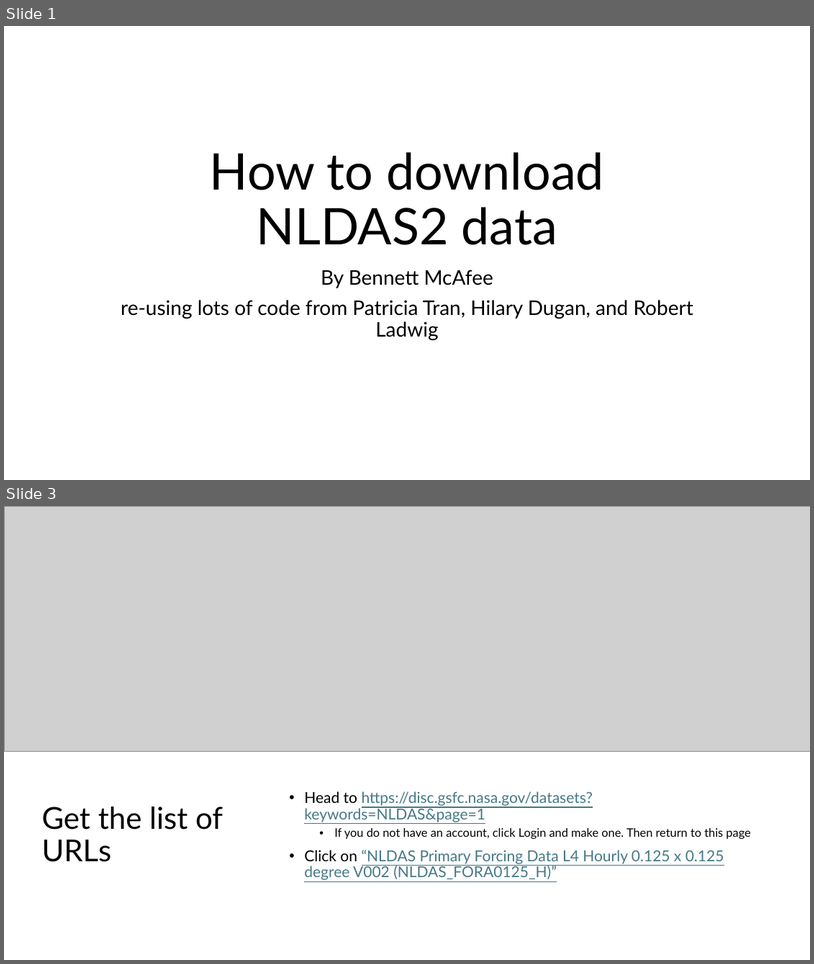
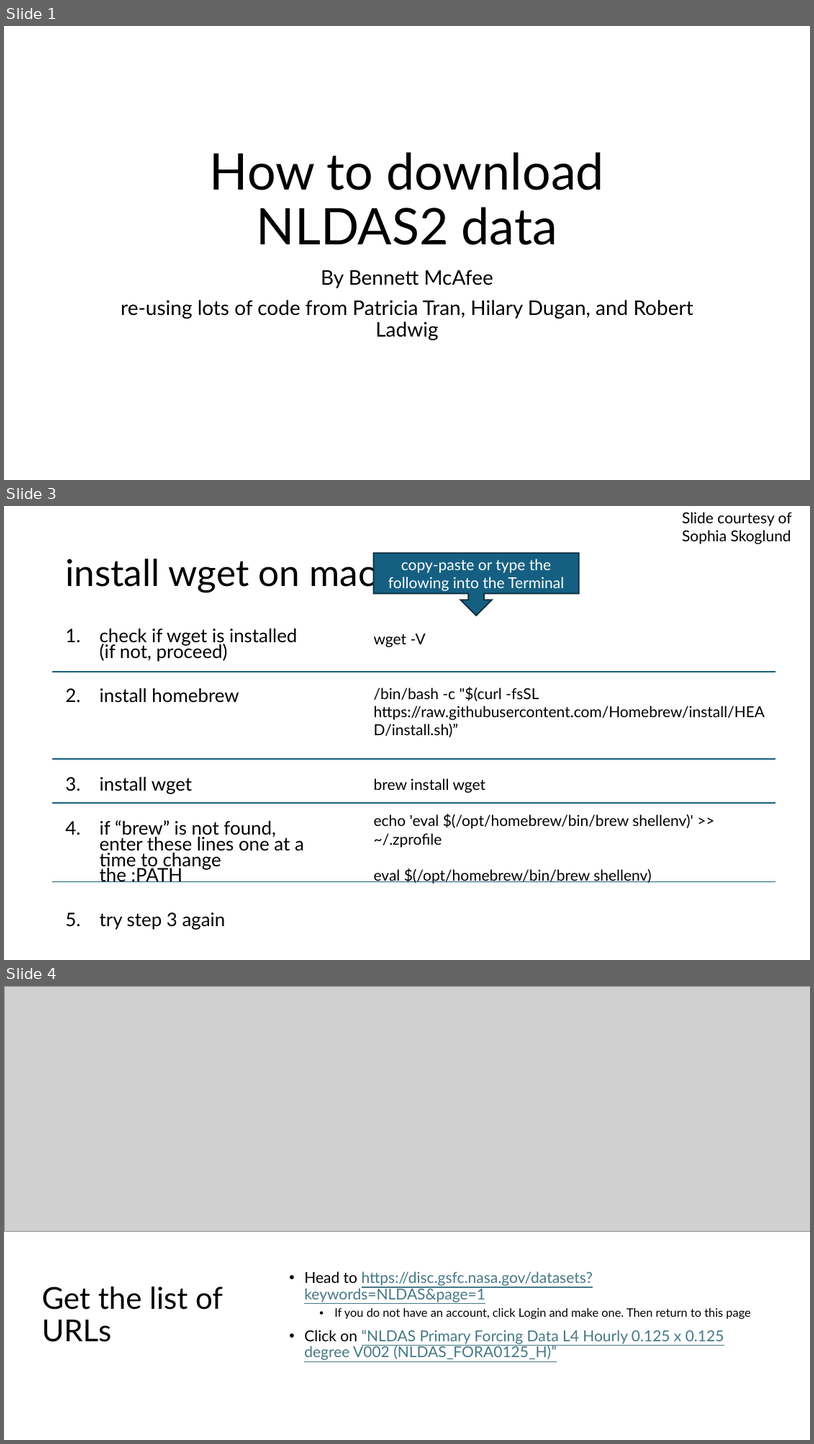
Before and after one commit to eco-kgml/NLDAS2_for_LakeGPT, a slide deck: How_to_NLDAS2 data.pptx. Shown one above the other, each under a label of ours: slides 1 and 3 before the commit, slides 1, 3 and 4 after it; the slides between them are not shown. The pictures are 814x964 and 814x1444 pixels, drawn with LibreOffice and Linux fonts; fonts in the diff are those of the drawing; grey boxes stand for pictures. Boxes give left, top, right and bottom in pixels: in the first picture for what was removed or moved away, otherwise in the second. Text is boxed around its words. In the diff, an @@ line names an element or a change of style, - is before the commit and + after.

Commit message:
Added slide on wget for Mac

```diff
--- a/How_to_NLDAS2 data.pptx
+++ b/How_to_NLDAS2 data.pptx
@@ slide 3 added at <box>4,506,810,960</box>, background #FFFFFF @@
@@ text added at <box>682,512,792,544</box>, 18 pt, text #000000 @@
+Slide courtesy of Sophia Skoglund
@@ title added at <box>65,554,376,592</box>, 44 pt, text #000000 @@
+install wget on mac
@@ down arrow callout added at <box>373,554,579,615</box>, fill #156082, outline #092A39 1.5 pt, 18 pt, text #FFFFFF @@
+copy-paste or type the following into the Terminal
@@ text added at <box>100,628,304,929</box>, 22.2 pt, text #000000 @@
+1. check if wget is installed (if not, proceed)
+2. install homebrew
+3. install wget
+4. if “brew” is not found, enter these lines one at a time to change the :PATH
+5. try step 3 again
@@ text added at <box>374,633,765,883</box>, 18 pt, text #000000 @@
+wget -V
+/bin/bash -c "$(curl -fsSL https://raw.githubusercontent.com/Homebrew/install/HEAD/install.sh)”
+brew install wget
+echo 'eval $(/opt/homebrew/bin/brew shellenv)' >> ~/.zprofile
+eval $(/opt/homebrew/bin/brew shellenv)
@@ line added from (52, 672) to (776, 672), #156082 1.5 pt @@
@@ line added from (52, 759) to (776, 759), #156082 1.5 pt @@
@@ line added from (52, 803) to (776, 803), #156082 1.5 pt @@
@@ line added from (52, 882) to (776, 882), #156082 1.5 pt @@
@@ what was slide 3 is now slide 4 @@
```
Also in this commit, not shown: 1 slide changed.
